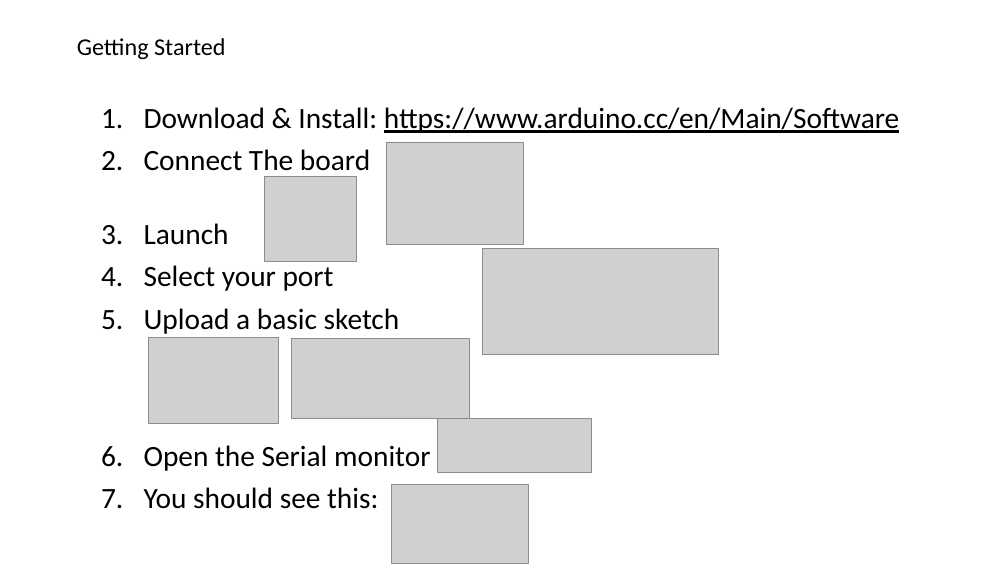
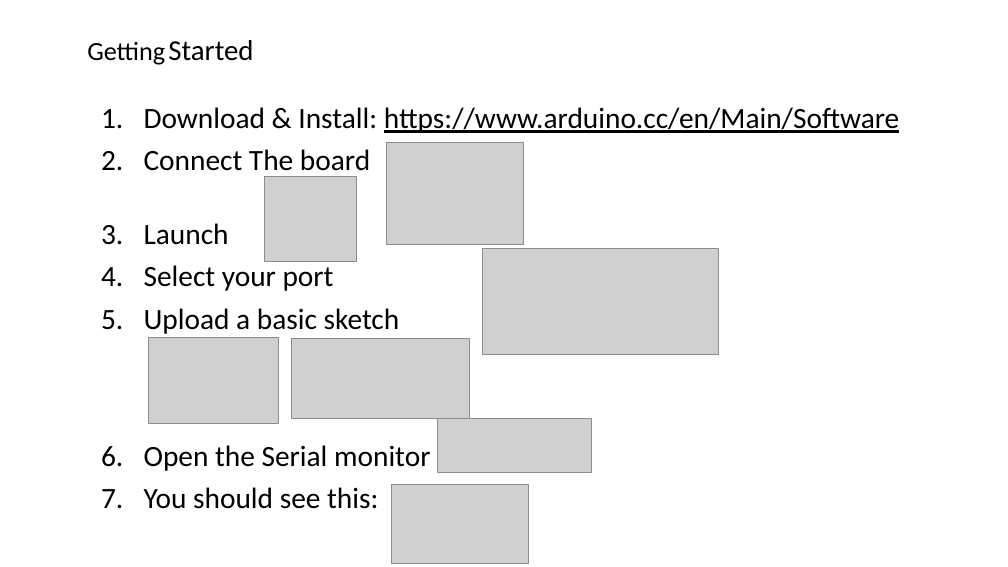
Before and after one commit to geobarteam/codingdojo, a slide deck: slide 6 of Arduino/CodingDojo.odp (slide 2 before the commit). Drawn at 1008x567 pixels with LibreOffice and Linux fonts; fonts in the diff are those of the drawing; grey boxes stand for pictures. Boxes give left, top, right and bottom in pixels: in the first picture for what was removed or moved away, otherwise in the second. Text is boxed around its words. In the diff, an @@ line names an element or a change of style, - is before the commit and + after.

```diff
--- a/Arduino/CodingDojo.odp
+++ b/Arduino/CodingDojo.odp
@@ title "Getting Started": place and size @@
-title "Getting Started" at box(77, 38, 225, 59)
+title "Getting Started" at box(87, 40, 253, 65)
@@ title "Getting Started" at box(87, 40, 253, 65): size 23 to 25 pt in "Getting"; size 23 to 27.5 pt in "Started"; line spacing 0.9 to 0.7 @@
```
Also in this commit, not shown: 4 other slides changed, 5 slides added, 1 slide removed, 1 other file.
